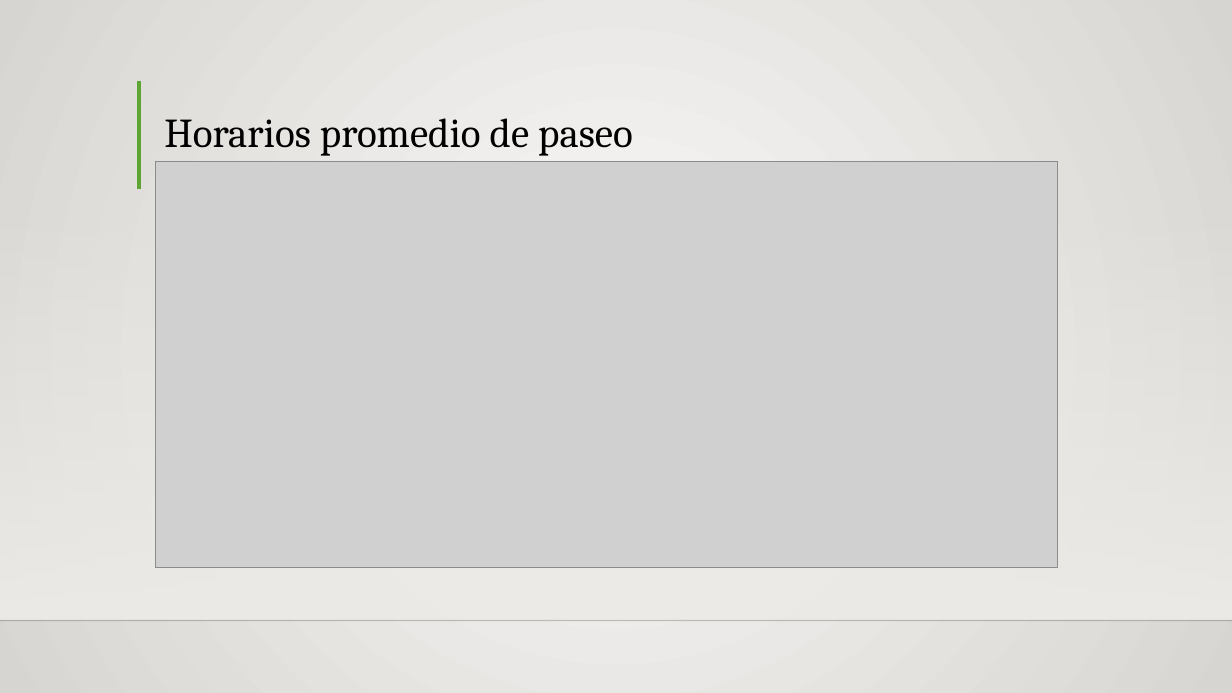
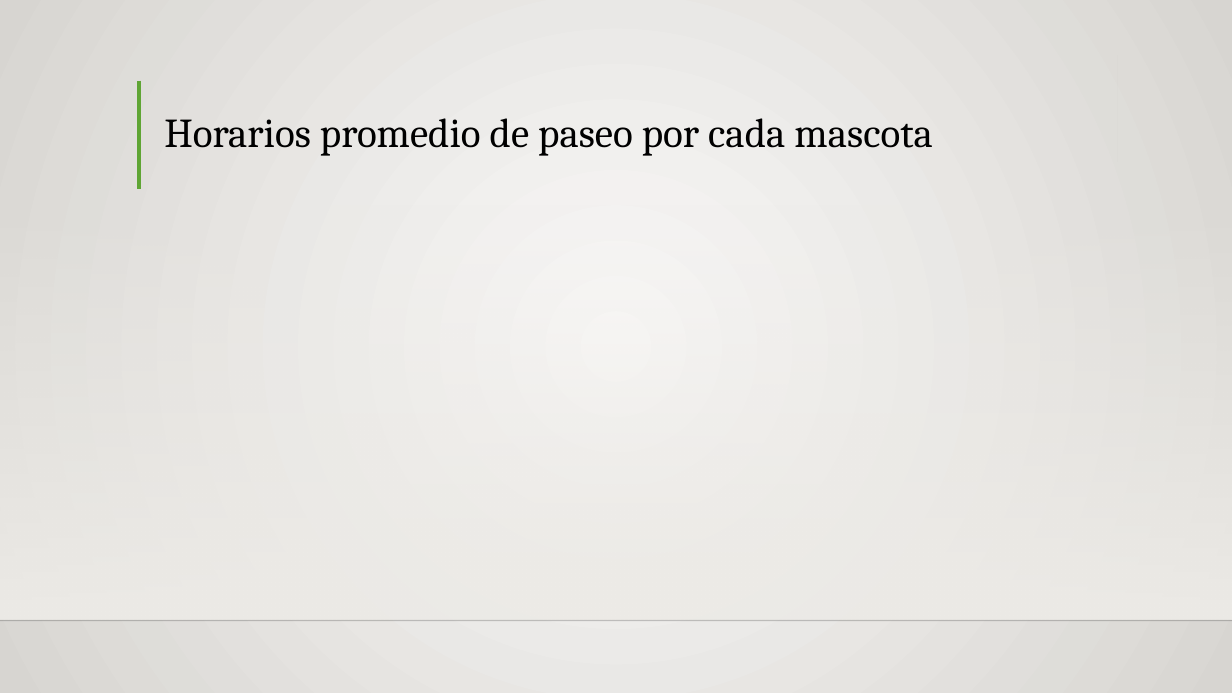
Before and after one commit to Siriusg2/resumenipa, a slide deck: slide 8 of excel_reports/IPApresentacion.pptx. Drawn at 1232x693 pixels with LibreOffice and Linux fonts; fonts in the diff are those of the drawing; grey boxes stand for pictures; background and template pictures are left out. Boxes give left, top, right and bottom in pixels: in the first picture for what was removed or moved away, otherwise in the second. Text is boxed around its words. In the diff, an @@ line names an element or a change of style, - is before the commit and + after.

```diff
--- a/excel_reports/IPApresentacion.pptx
+++ b/excel_reports/IPApresentacion.pptx
@@ title "Horarios promedio de paseo por ..." moved from (x1=155, y1=55, x2=1117, y2=162) to (x1=164, y1=118, x2=932, y2=156) @@
@@ title at (x1=164, y1=118, x2=932, y2=156): text changed @@
-Horarios promedio de paseo
+Horarios promedio de paseo por cada mascota
@@ picture removed at (x1=155, y1=161, x2=1058, y2=567) @@
```
Also in this commit, not shown: 8 other slides changed, 4 other files.
